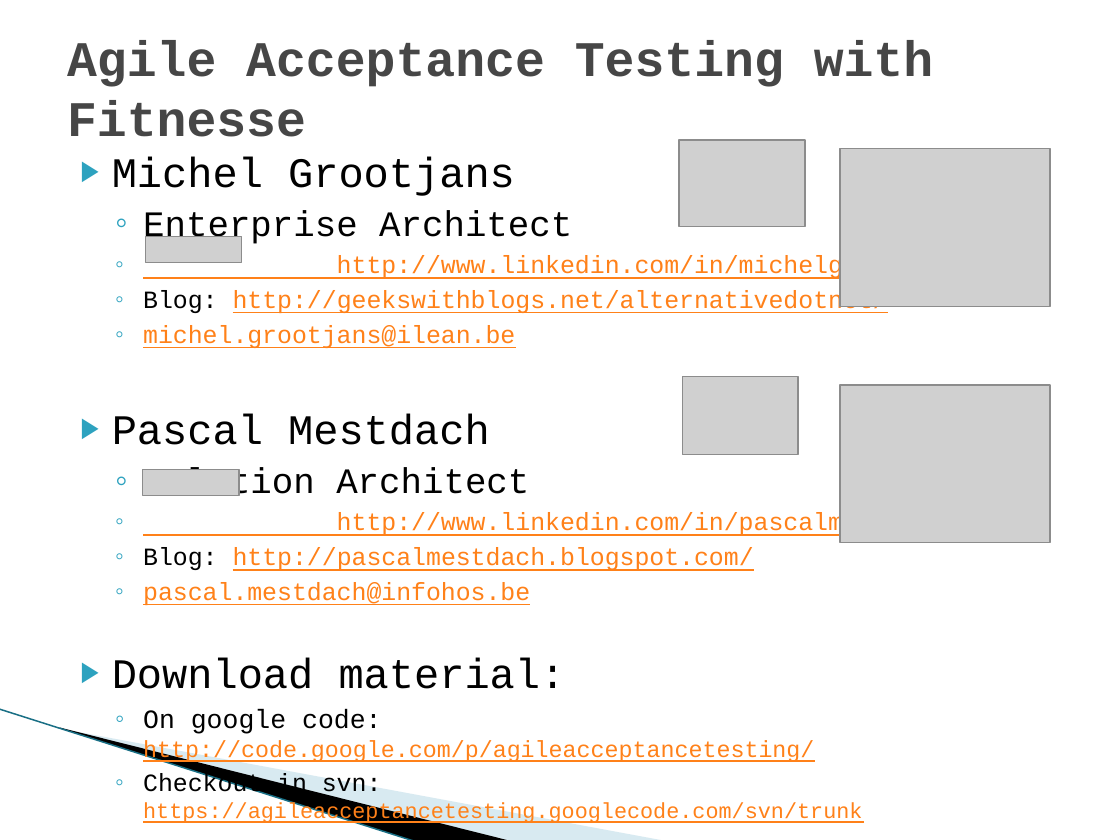
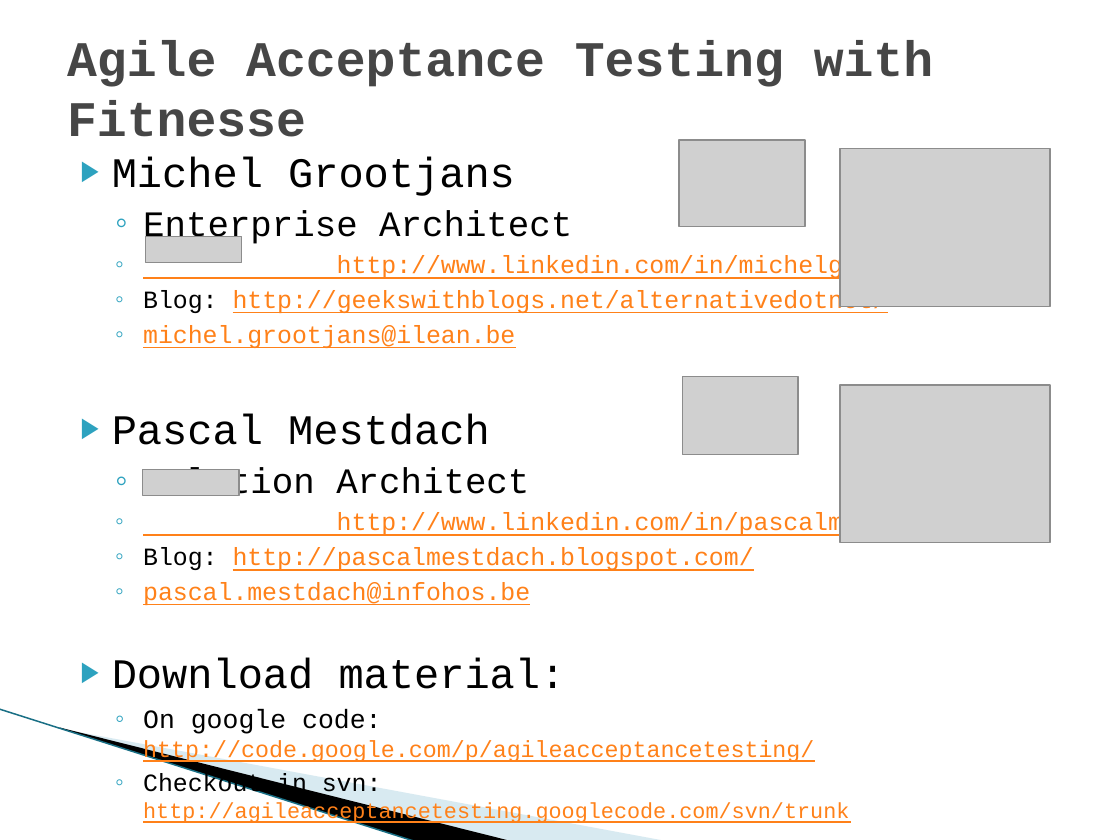
Before and after one commit to michelgrootjans/agileacceptancetesting, a slide deck: slide 2 of Slides/20090604_Ihc_AgileAcceptanceTesting.pptx. Drawn at 1120x840 pixels with LibreOffice and Linux fonts; fonts in the diff are those of the drawing; grey boxes stand for pictures; background and template pictures are left out. Boxes give left, top, right and bottom in pixels: in the first picture for what was removed or moved away, otherwise in the second. Text is boxed around its words. In the diff, an @@ line names an element or a change of style, - is before the commit and + after.

```diff
--- a/Slides/20090604_Ihc_AgileAcceptanceTesting.pptx
+++ b/Slides/20090604_Ihc_AgileAcceptanceTesting.pptx
@@ text at <box>143,773,849,826</box>: text changed @@
-  ◦ Checkout in svn: https://agileacceptancetesting.googlecode.com/svn/trunk
+  ◦ Checkout in svn: http://agileacceptancetesting.googlecode.com/svn/trunk
```
Also in this commit, not shown: 3 other files.
